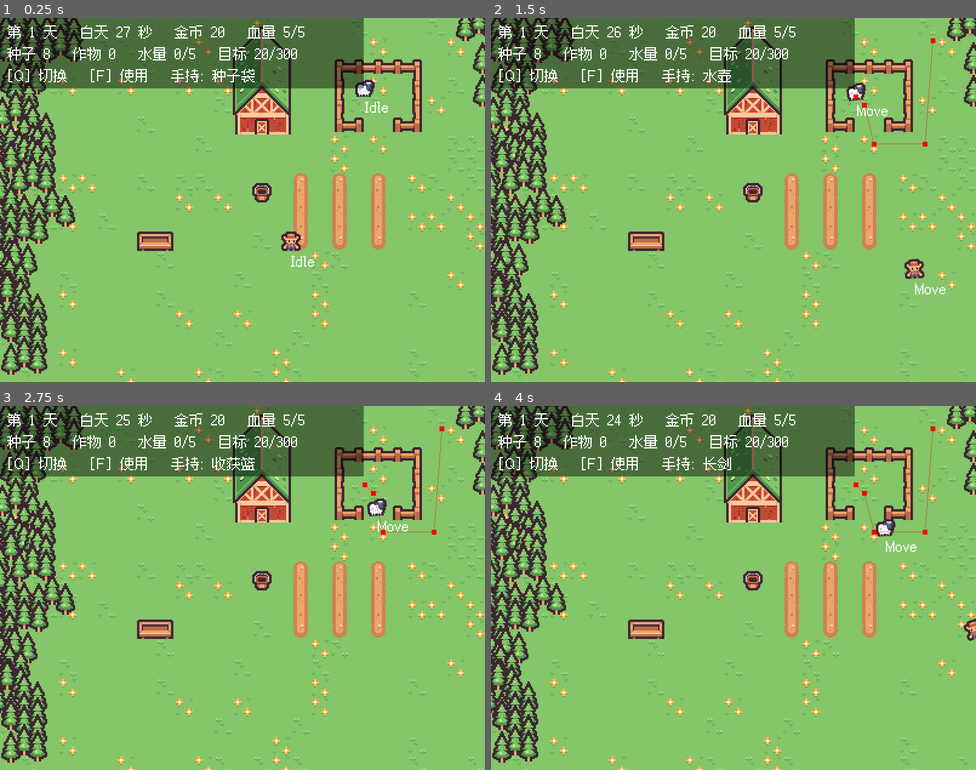
Above: before the commit, frames 1-4 (two rows, left to right).
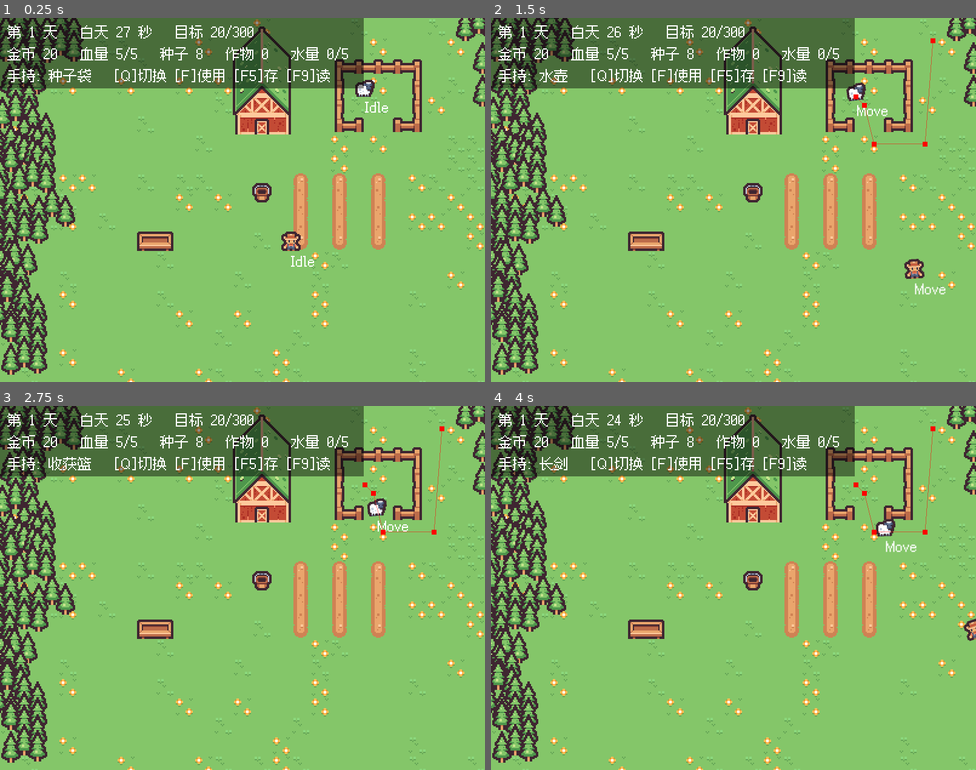
Above: after the commit, the same moments.

Repository: 01821/farm-fight-game
Game: Godot game, scene res://Scenes/base_level.tscn
Same seed, same stepped clock (60 frames per second), same inputs: the game is played once before the commit and once after it.
Inputs:
- Up to frame 1 (0.25 s): no input
- Up to frame 2 (1.5 s): tap Enter at 0.5 s; hold D (right) 0.53-1.28 s; hold Q (cycle_item) 0.53-1.28 s; hold S (down) from 1.28 s (still down); tap F (use_item) at 1.35 s
- Up to frame 3 (2.75 s): release S (down) at 2.03 s; hold D (right) from 2.03 s (still down); hold Q (cycle_item) from 2.03 s (still down)
- Up to frame 4 (4 s): release D (right) at 2.78 s; release Q (cycle_item) at 2.78 s; hold W (up) 2.78-3.53 s; tap F (use_item) at 2.85 s; hold A (left) from 3.53 s (still down); hold Q (cycle_item) from 3.53 s (still down)

The runs differ from the first frame. In frame 1, 1.9% of the frame differs, in the area x 1-72%, y 2-18%; in frame 2, 1.9%; in frame 3, 2.0%; in frame 4, 1.9%.

Commit message:
feat: 存档系统（天亮自动存 / 启动自动读 / F5 F9 F10）
关掉游戏一切归零的问题解决了，『撑到第 N 天』现在真的能留住。

- SaveSystem(新): 状态写成 user://farm_save.json（约 300 字节）
- 天亮自动存档（接 DayCycle.day_started）；启动自动读档
- 自动读档刻意延后到第一帧的 _process 而非 _ready：测试可以在 add_child 之后、
  第一帧之前把 save_path 换成临时文件，既测到真实读档路径，又不碰玩家存档
- 各系统通过 to_save_data()/apply_save_data() 参与存档，新增系统接一行即可
- DayCycle 只存 elapsed 不存 is_night，时段读取时重新推导，避免自相矛盾的存档
- 存档带 version；版本不符或 JSON 损坏时拒绝读取并提示，不崩
- base_level 场景挂上 SaveSystem；HUD 提示加入 F5/F9
- Tests: 新增 test_save（34 项，含用引擎常量核对 F5/F9/F10 硬编码键码、
  以及真实启动自动读档路径）
- 安全修复: 其它测试实例化 base_level 会读到玩家真存档、test_daynight 还会覆盖它，
  现在三个测试都显式关掉 auto_load / auto_save_on_dawn

Diff:
--- a/Scenes/base_level.tscn
+++ b/Scenes/base_level.tscn
@@ -16,6 +16,7 @@
 [ext_resource type="Script" path="res://Scripts/Global/PestSpawner.gd" id="12_pest"]
 [ext_resource type="PackedScene" path="res://Scenes/animals/boar.tscn" id="13_boar"]
 [ext_resource type="Script" path="res://Scripts/Global/DayCycle.gd" id="14_day"]
+[ext_resource type="Script" path="res://Scripts/Global/SaveSystem.gd" id="15_save"]
 
 [sub_resource type="TileSetAtlasSource" id="TileSetAtlasSource_4rblm"]
 texture = ExtResource("2_5s04l")
@@ -979,6 +980,9 @@
 [node name="DayCycle" type="Node" parent="."]
 script = ExtResource("14_day")
 
+[node name="SaveSystem" type="Node" parent="."]
+script = ExtResource("15_save")
+
 [node name="PestSpawner" type="Node2D" parent="."]
 position = Vector2(240, 192)
 script = ExtResource("12_pest")
--- a/Scripts/Characters/player.gd
+++ b/Scripts/Characters/player.gd
@@ -100,3 +100,23 @@
 
 func remove_water_source() -> void:
 	_water_source_count = maxi(0, _water_source_count - 1)
+
+func to_save_data() -> Dictionary:
+	return {
+		"money": money, "hp": hp, "water_left": water_left,
+		"seeds": seeds, "harvested": harvested, "active_item": active_item,
+		"pos_x": global_position.x, "pos_y": global_position.y,
+	}
+
+func apply_save_data(d: Dictionary) -> void:
+	money = maxi(0, int(d.get("money", 20)))
+	hp = clampi(int(d.get("hp", MAX_HP)), 0, MAX_HP)
+	water_left = clampi(int(d.get("water_left", 0)), 0, WATER_CAPACITY)
+	seeds = maxi(0, int(d.get("seeds", 8)))
+	harvested = maxi(0, int(d.get("harvested", 0)))
+	active_item = clampi(int(d.get("active_item", Item.SEED)), 0, ITEM_NAMES.size() - 1)
+	global_position = Vector2(
+		float(d.get("pos_x", global_position.x)),
+		float(d.get("pos_y", global_position.y))
+	)
+	velocity = Vector2.ZERO
--- a/Scripts/Global/DayCycle.gd
+++ b/Scripts/Global/DayCycle.gd
@@ -71,3 +71,14 @@
 	var target: float = 1.0 if is_night else 0.0
 	_tint = move_toward(_tint, target, delta / FADE_TIME)
 	night_tint.color = DAY_COLOR.lerp(NIGHT_COLOR, _tint)
+
+func to_save_data() -> Dictionary:
+	return {"day": day, "elapsed": elapsed}
+
+func apply_save_data(d: Dictionary) -> void:
+	day = maxi(1, int(d.get("day", 1)))
+	elapsed = clampf(float(d.get("elapsed", 0.0)), 0.0, maxf(0.0, day_length - 0.001))
+	# 时段以 elapsed 为准重新推导，不存 is_night —— 免得存档里出现自相矛盾的组合
+	is_night = elapsed >= day_length * day_ratio
+	_tint = 1.0 if is_night else 0.0
+	night_tint.color = DAY_COLOR.lerp(NIGHT_COLOR, _tint)
--- a/Scripts/Global/PestSpawner.gd
+++ b/Scripts/Global/PestSpawner.gd
@@ -61,6 +61,9 @@
 		_try_resolve()
 		if _cycle == null:
 			_active = always_active
+	else:
+		# 每帧与昼夜状态对齐：读档会直接改 DayCycle 状态，只靠信号同步会漏掉
+		_active = _cycle.is_night
 	if not _active:
 		return
 	_wave_timer += delta
--- /dev/null
+++ b/Scripts/Global/SaveSystem.gd
@@ -0,0 +1,104 @@
+class_name SaveSystem extends Node
+
+## 存档系统：把「天数 / 玩家状态 / 地块与作物 / 目标进度」写成一个 JSON。
+##
+## 自动读档刻意延后到第一帧的 _process，而不是在 _ready 里做 —— 这样测试脚本
+## 可以在 add_child 之后、第一帧之前把 save_path 换成临时文件，既能测到真实读档路径，
+## 又不会污染玩家真正的存档。
+
+const SAVE_VERSION: int = 1
+const DEFAULT_PATH: String = "user://farm_save.json"
+
+@export var save_path: String = DEFAULT_PATH
+@export var auto_load: bool = true
+@export var auto_save_on_dawn: bool = true
+
+@onready var player: Player = $"../level/Player"
+@onready var land: FarmLand = $"../Land"
+@onready var cycle: DayCycle = $"../DayCycle"
+@onready var controller: FarmController = $"../FarmController"
+
+var _booted: bool = false
+
+func _ready() -> void:
+	add_to_group("save_system")
+
+func _process(_delta: float) -> void:
+	if _booted:
+		return
+	_booted = true
+	if auto_save_on_dawn and cycle != null:
+		cycle.day_started.connect(_on_day_started)
+	if auto_load and has_save():
+		load_game()
+
+func _on_day_started(_day: int) -> void:
+	save_game()
+
+func _unhandled_input(event: InputEvent) -> void:
+	if event.is_action_pressed("quick_save"):
+		save_game()
+	elif event.is_action_pressed("quick_load"):
+		load_game()
+	elif event.is_action_pressed("delete_save"):
+		delete_save()
+
+func has_save() -> bool:
+	return FileAccess.file_exists(save_path)
+
+func save_game() -> bool:
+	if player == null or land == null or cycle == null or controller == null:
+		push_error("SaveSystem: 依赖节点没找齐，无法存档")
+		return false
+	var data := {
+		"version": SAVE_VERSION,
+		"day_cycle": cycle.to_save_data(),
+		"player": player.to_save_data(),
+		"land": land.to_save_data(),
+		"progress": controller.to_save_data(),
+	}
+	var f := FileAccess.open(save_path, FileAccess.WRITE)
+	if f == null:
+		push_error("存档写入失败：" + error_string(FileAccess.get_open_error()))
+		return false
+	f.store_string(JSON.stringify(data, "\t"))
+	f.close()
+	print("[存档] 已保存（第 ", cycle.day, " 天）")
+	return true
+
+func load_game() -> bool:
+	if not has_save():
+		print("[存档] 没有存档文件")
+		return false
+	var f := FileAccess.open(save_path, FileAccess.READ)
+	if f == null:
+		push_error("存档读取失败：" + error_string(FileAccess.get_open_error()))
+		return false
+	var text := f.get_as_text()
+	f.close()
+	var parsed: Variant = JSON.parse_string(text)
+	if typeof(parsed) != TYPE_DICTIONARY:
+		push_error("存档内容损坏，已忽略")
+		return false
+	var data: Dictionary = parsed
+	var ver: int = int(data.get("version", 0))
+	if ver != SAVE_VERSION:
+		print("[存档] 版本不匹配（存档 ", ver, "，当前 ", SAVE_VERSION, "），已忽略")
+		return false
+	cycle.apply_save_data(data.get("day_cycle", {}))
+	land.apply_save_data(data.get("land", {}))
+	player.apply_save_data(data.get("player", {}))
+	controller.apply_save_data(data.get("progress", {}))
+	print("[存档] 已读取（第 ", cycle.day, " 天，", player.money, " 金）")
+	return true
+
+func delete_save() -> bool:
+	if not has_save():
+		print("[存档] 本来就没有存档")
+		return false
+	var err := DirAccess.remove_absolute(save_path)
+	if err != OK:
+		push_error("删除存档失败：" + error_string(err))
+		return false
+	print("[存档] 已删除存档（下次启动就是新游戏）")
+	return true
--- a/Scripts/Interaction/farm_controller.gd
+++ b/Scripts/Interaction/farm_controller.gd
@@ -73,3 +73,9 @@
 		return false
 	print("[战斗] 砍中 ", hit, " 只野猪")
 	return true
+
+func to_save_data() -> Dictionary:
+	return {"goal_reached": goal_reached}
+
+func apply_save_data(d: Dictionary) -> void:
+	goal_reached = bool(d.get("goal_reached", false))
--- a/Scripts/TileMap/land.gd
+++ b/Scripts/TileMap/land.gd
@@ -36,13 +36,21 @@
 		print("[农场] 没有种子了，去商店买")
 		return false
 	player.seeds -= 1
+	spawn_plant(tile_pos, current_crop_type)
+	print("[农场] 播种成功，剩余种子 ", player.seeds)
+	return true
+
+## 在指定格子实例化一株作物。播种和读档共用这一条路径。
+## extra 非空时当作存档数据应用到新作物上（这样读档出来的作物会带着原来的生长阶段）。
+func spawn_plant(tile_pos: Vector2i, type_id: int, extra: Dictionary = {}) -> BasePlant:
 	var plant: BasePlant = BASE_PLANT.instantiate()
-	plant.plantType = current_crop_type
+	plant.plantType = type_id
 	plants_node.add_child(plant)
 	plant.global_position = to_global(map_to_local(tile_pos))
+	if not extra.is_empty():
+		plant.apply_save_data(extra)
 	plants[tile_pos] = plant
-	print("[农场] 播种成功，剩余种子 ", player.seeds)
-	return true
+	return plant
 
 func try_water_at(tile_pos: Vector2i) -> bool:
 	var plant: BasePlant = plants.get(tile_pos)
@@ -84,3 +92,33 @@
 	if is_instance_valid(plant):
 		plant.queue_free()
 	return true
+
+func clear_all_plants() -> int:
+	var n: int = plants.size()
+	for tile in plants.keys():
+		var p: BasePlant = plants[tile]
+		if p != null and is_instance_valid(p):
+			p.queue_free()
+	plants.clear()
+	return n
+
+func to_save_data() -> Dictionary:
+	var list: Array = []
+	for tile in plants.keys():
+		var p: BasePlant = plants[tile]
+		if p == null or not is_instance_valid(p):
+			continue
+		var d: Dictionary = p.to_save_data()
+		d["tile_x"] = tile.x
+		d["tile_y"] = tile.y
+		list.append(d)
+	return {"crop_type": current_crop_type, "plants": list}
+
+func apply_save_data(data: Dictionary) -> void:
+	clear_all_plants()
+	current_crop_type = int(data.get("crop_type", 0))
+	for entry in data.get("plants", []):
+		if typeof(entry) != TYPE_DICTIONARY:
+			continue
+		var tile := Vector2i(int(entry.get("tile_x", 0)), int(entry.get("tile_y", 0)))
+		spawn_plant(tile, int(entry.get("type", 0)), entry)
--- a/Scripts/UI/hud.gd
+++ b/Scripts/UI/hud.gd
@@ -16,17 +16,16 @@
 @onready var controller: FarmController = $"../FarmController"
 
 func _process(_delta: float) -> void:
-	info_label.text = "第 %d 天   %s %d 秒   金币 %d   血量 %d/%d" % [
-		cycle.day, cycle.phase_name(), ceili(cycle.phase_time_left()),
-		player.money, player.hp, Player.MAX_HP
-	]
+	var phase := "%s %d 秒" % [cycle.phase_name(), ceili(cycle.phase_time_left())]
 	if controller.goal_reached:
-		farm_label.text = "种子 %d   作物 %d   水量 %d/%d   目标已达成！" % [
-			player.seeds, player.harvested, player.water_left, Player.WATER_CAPACITY
-		]
+		info_label.text = "第 %d 天   %s   目标已达成！" % [cycle.day, phase]
 	else:
-		farm_label.text = "种子 %d   作物 %d   水量 %d/%d   目标 %d/%d" % [
-			player.seeds, player.harvested, player.water_left, Player.WATER_CAPACITY,
+		info_label.text = "第 %d 天   %s   目标 %d/%d" % [
+			cycle.day, phase,
 			mini(player.money, FarmController.GOLD_GOAL), FarmController.GOLD_GOAL
 		]
-	held_label.text = "[Q] 切换   [F] 使用   手持: %s" % player.item_name()
+	farm_label.text = "金币 %d   血量 %d/%d   种子 %d   作物 %d   水量 %d/%d" % [
+		player.money, player.hp, Player.MAX_HP,
+		player.seeds, player.harvested, player.water_left, Player.WATER_CAPACITY
+	]
+	held_label.text = "手持: %s   [Q]切换 [F]使用 [F5]存 [F9]读" % player.item_name()
--- a/Scripts/plants/base_plant.gd
+++ b/Scripts/plants/base_plant.gd
@@ -56,3 +56,16 @@
 
 func _updateWetMark() -> void:
 	wet_mark.visible = is_watered
+
+func to_save_data() -> Dictionary:
+	return {"type": plantType, "stage": growStage, "watered": is_watered}
+
+## 读档用。必须在 add_child 之后调用（此时 _ready 已经跑过，wet_mark 等已就绪）。
+func apply_save_data(d: Dictionary) -> void:
+	plantType = int(d.get("type", 0))
+	growStage = clampi(int(d.get("stage", 0)), 0, endStage)
+	is_watered = bool(d.get("watered", false)) and not is_mature()
+	updateSprite()
+	_updateWetMark()
+	if is_watered:
+		timer.start()
--- a/Tests/test_combat.gd
+++ b/Tests/test_combat.gd
@@ -27,6 +27,10 @@
 	var ps := load("res://Scenes/base_level.tscn") as PackedScene
 	_level = ps.instantiate()
 	add_child(_level)
+	# 测试绝不能碰玩家真正的存档
+	var save_sys := _level.get_node("SaveSystem") as SaveSystem
+	save_sys.auto_load = false
+	save_sys.auto_save_on_dawn = false
 	await get_tree().process_frame
 	await get_tree().process_frame
 
--- a/Tests/test_daynight.gd
+++ b/Tests/test_daynight.gd
@@ -29,6 +29,10 @@
 	var ps := load("res://Scenes/base_level.tscn") as PackedScene
 	_level = ps.instantiate()
 	add_child(_level)
+	# 本测试会触发「天亮自动存档」，必须掐掉，否则会覆盖玩家真正的存档
+	var save_sys := _level.get_node("SaveSystem") as SaveSystem
+	save_sys.auto_load = false
+	save_sys.auto_save_on_dawn = false
 	await get_tree().process_frame
 	await get_tree().process_frame
 
@@ -112,7 +116,7 @@
 	print("  INFO ", held.text)
 	_check("HUD 显示天数", "天" in info.text)
 	_check("HUD 显示时段", "白天" in info.text or "夜晚" in info.text)
-	_check("HUD 显示目标已达成", "已达成" in farm.text)
+	_check("HUD 显示目标已达成", "已达成" in info.text)
 
 	_finish()
 
--- a/Tests/test_farm.gd
+++ b/Tests/test_farm.gd
@@ -30,6 +30,10 @@
 	var ps := load("res://Scenes/base_level.tscn") as PackedScene
 	_level = ps.instantiate()
 	add_child(_level)
+	# 测试绝不能碰玩家真正的存档
+	var save_sys := _level.get_node("SaveSystem") as SaveSystem
+	save_sys.auto_load = false
+	save_sys.auto_save_on_dawn = false
 	await get_tree().process_frame
 	await get_tree().process_frame
 
--- /dev/null
+++ b/Tests/test_save.gd
@@ -0,0 +1,171 @@
+extends Node2D
+
+## 端到端自测：存档系统。
+## 用法: godot --headless --path . --fixed-fps 60 res://Tests/test_save.tscn
+##
+## 全程用临时存档路径 user://test_save.json，不碰玩家真正的存档。
+
+const TEST_PATH := "user://test_save.json"
+
+var _fail: int = 0
+var _level: Node2D
+var _save: SaveSystem
+var _player: Player
+var _land: FarmLand
+var _cycle: DayCycle
+var _controller: FarmController
+
+func _check(label: String, ok: bool) -> void:
+	if ok:
+		print("PASS  ", label)
+	else:
+		_fail += 1
+		print("FAIL  ", label)
+
+func _wipe() -> void:
+	if FileAccess.file_exists(TEST_PATH):
+		DirAccess.remove_absolute(TEST_PATH)
+
+func _action_key(action: String) -> int:
+	if not InputMap.has_action(action):
+		return -1
+	for e in InputMap.action_get_events(action):
+		var k := e as InputEventKey
+		if k != null:
+			return k.physical_keycode
+	return -1
+
+func _farm_tiles() -> Array[Vector2i]:
+	var out: Array[Vector2i] = []
+	for c in _land.get_used_cells():
+		if _land.is_farmland(c):
+			out.append(c)
+	return out
+
+func _ready() -> void:
+	_wipe()
+
+	print("--- 输入动作（核对硬编码的功能键码） ---")
+	_check("有 quick_save 动作", InputMap.has_action("quick_save"))
+	_check("F5 的键码 = 引擎常量 KEY_F5", _action_key("quick_save") == KEY_F5)
+	_check("F9 的键码 = 引擎常量 KEY_F9", _action_key("quick_load") == KEY_F9)
+	_check("F10 的键码 = 引擎常量 KEY_F10", _action_key("delete_save") == KEY_F10)
+
+	_level = (load("res://Scenes/base_level.tscn") as PackedScene).instantiate()
+	add_child(_level)
+	# 必须在第一帧之前改路径：自动读档被刻意延后到 _process 首帧
+	_save = _level.get_node("SaveSystem")
+	_save.save_path = TEST_PATH
+	await get_tree().process_frame
+	await get_tree().process_frame
+
+	_player = _level.get_node("level/Player")
+	_land = _level.get_node("Land")
+	_cycle = _level.get_node("DayCycle")
+	_controller = _level.get_node("FarmController")
+	_cycle.running = false
+
+	var region: NavigationRegion2D = _level.get_node("level/animalRegion2D")
+	if Level.animalRegion == null:
+		Level.animalRegion = region
+
+	print("--- 初始没有存档 ---")
+	_check("测试路径上没有存档", _save.has_save() == false)
+
+	print("--- 改状态后存档 ---")
+	_cycle.day = 4
+	_cycle.elapsed = 30.0            # > 27 秒，属于夜晚
+	_player.money = 137
+	_player.hp = 3
+	_player.seeds = 5
+	_player.harvested = 2
+	_player.water_left = 4
+	_player.active_item = Player.Item.SWORD
+	_controller.goal_reached = true
+
+	var tiles := _farm_tiles()
+	_check("有耕地", tiles.size() > 0)
+	var tile: Vector2i = tiles[0]
+	var plant: BasePlant = _land.spawn_plant(tile, 0)
+	plant.apply_save_data({"type": 0, "stage": 2, "watered": true})
+	_check("种下并设置到 2 级", plant.growStage == 2 and plant.is_watered)
+
+	_check("存档写入成功", _save.save_game() == true)
+	_check("存档文件已生成", _save.has_save() == true)
+
+	print("--- 破坏状态后读档 ---")
+	_player.money = 0
+	_player.hp = Player.MAX_HP
+	_player.seeds = 0
+	_player.harvested = 0
+	_player.water_left = 0
+	_player.active_item = Player.Item.SEED
+	_controller.goal_reached = false
+	_cycle.day = 1
+	_cycle.elapsed = 0.0
+	_cycle.is_night = false
+	_land.clear_all_plants()
+	await get_tree().process_frame
+	_check("状态确实被破坏了", _land.plants.is_empty() and _player.money == 0 and _cycle.day == 1)
+
+	_check("读档成功", _save.load_game() == true)
+	await get_tree().process_frame
+	_check("天数恢复 = 4", _cycle.day == 4)
+	_check("时段由 elapsed 重算为夜晚", _cycle.is_night == true)
+	_check("金币恢复 = 137", _player.money == 137)
+	_check("血量恢复 = 3", _player.hp == 3)
+	_check("种子恢复 = 5", _player.seeds == 5)
+	_check("篮子恢复 = 2", _player.harvested == 2)
+	_check("水量恢复 = 4", _player.water_left == 4)
+	_check("手持物恢复 = 长剑", _player.active_item == Player.Item.SWORD)
+	_check("目标进度恢复", _controller.goal_reached == true)
+	_check("作物数量恢复", _land.plants.size() == 1)
+	var restored: BasePlant = _land.plants.get(tile)
+	_check("作物实例回来了", restored != null)
+	if restored != null:
+		_check("生长阶段恢复 = 2", restored.growStage == 2)
+		_check("浇水状态恢复", restored.is_watered == true)
+
+	print("--- 坏存档要能优雅拒绝 ---")
+	var f := FileAccess.open(TEST_PATH, FileAccess.WRITE)
+	f.store_string(JSON.stringify({"version": 999}))
+	f.close()
+	_check("版本不符时拒绝读取", _save.load_game() == false)
+
+	f = FileAccess.open(TEST_PATH, FileAccess.WRITE)
+	f.store_string("这不是 JSON {{{")
+	f.close()
+	_check("内容损坏时拒绝读取", _save.load_game() == false)
+
+	print("--- 删除存档 ---")
+	_check("删除成功", _save.delete_save() == true)
+	_check("删完就没有了", _save.has_save() == false)
+	_check("没有存档时再删返回 false", _save.delete_save() == false)
+
+	print("--- 启动自动读档（真实启动路径） ---")
+	_check("重新写一份存档", _save.save_game() == true)
+	# 让第一份实例安静下来，避免两个实例同时刷野猪
+	_cycle.elapsed = 5.0
+	_cycle.is_night = false
+
+	var level2 := (load("res://Scenes/base_level.tscn") as PackedScene).instantiate()
+	add_child(level2)
+	var save2 := level2.get_node("SaveSystem") as SaveSystem
+	save2.save_path = TEST_PATH
+	var player2 := level2.get_node("level/Player") as Player
+	var cycle2 := level2.get_node("DayCycle") as DayCycle
+	cycle2.running = false
+	_check("新实例开局是默认值", player2.money == 20 and cycle2.day == 1)
+
+	await get_tree().process_frame
+	await get_tree().process_frame
+	_check("启动时自动读了金币 = 137", player2.money == 137)
+	_check("启动时自动读了天数 = 4", cycle2.day == 4)
+	_check("启动时自动读了地块上的作物", (level2.get_node("Land") as FarmLand).plants.size() == 1)
+
+	_wipe()
+	_finish()
+
+func _finish() -> void:
+	print("RESULT fail=", _fail)
+	get_tree().quit()
--- /dev/null
+++ b/Tests/test_save.tscn
@@ -0,0 +1,6 @@
+[gd_scene format=3]
+
+[ext_resource type="Script" path="res://Tests/test_save.gd" id="1_test"]
+
+[node name="TestSave" type="Node2D"]
+script = ExtResource("1_test")
--- a/project.godot
+++ b/project.godot
@@ -65,6 +65,21 @@
 "events": [Object(InputEventKey,"resource_local_to_scene":false,"resource_name":"","device":-1,"window_id":0,"alt_press …(192 unchanged characters)…
 ]
 }
+quick_save={
+"deadzone": 0.2,
+"events": [Object(InputEventKey,"resource_local_to_scene":false,"resource_name":"","device":-1,"window_id":0,"alt_pressed":false,"shift_pressed":false,"ctrl_pressed":false,"meta_pressed":false,"pressed":false,"keycode":0,"physical_keycode":4194336,"key_label":0,"unicode":0,"location":0,"echo":false,"script":null)
+]
+}
+quick_load={
+"deadzone": 0.2,
+"events": [Object(InputEventKey,"resource_local_to_scene":false,"resource_name":"","device":-1,"window_id":0,"alt_pressed":false,"shift_pressed":false,"ctrl_pressed":false,"meta_pressed":false,"pressed":false,"keycode":0,"physical_keycode":4194340,"key_label":0,"unicode":0,"location":0,"echo":false,"script":null)
+]
+}
+delete_save={
+"deadzone": 0.2,
+"events": [Object(InputEventKey,"resource_local_to_scene":false,"resource_name":"","device":-1,"window_id":0,"alt_pressed":false,"shift_pressed":false,"ctrl_pressed":false,"meta_pressed":false,"pressed":false,"keycode":0,"physical_keycode":4194341,"key_label":0,"unicode":0,"location":0,"echo":false,"script":null)
+]
+}
 
 [layer_names]
 
Not shown, added: Scripts/Global/SaveSystem.gd.uid
Not shown, added: Tests/test_save.gd.uid
Not shown, changed: PROJECT_NOTES.md
